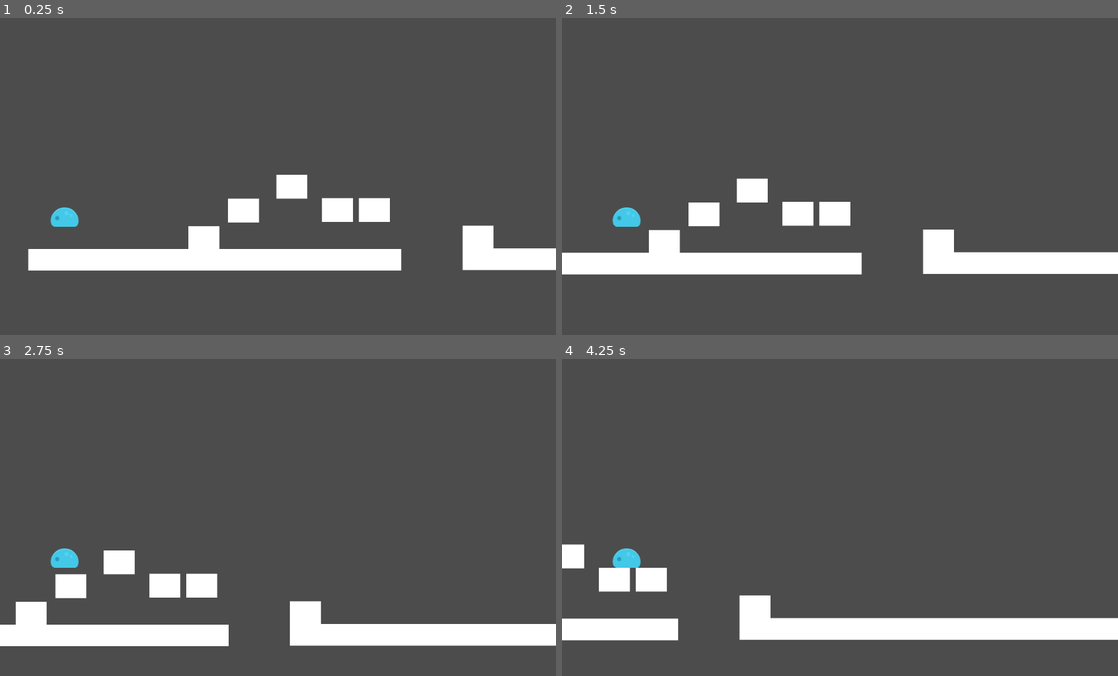
Above: before the commit, frames 1-4 (two rows, left to right).
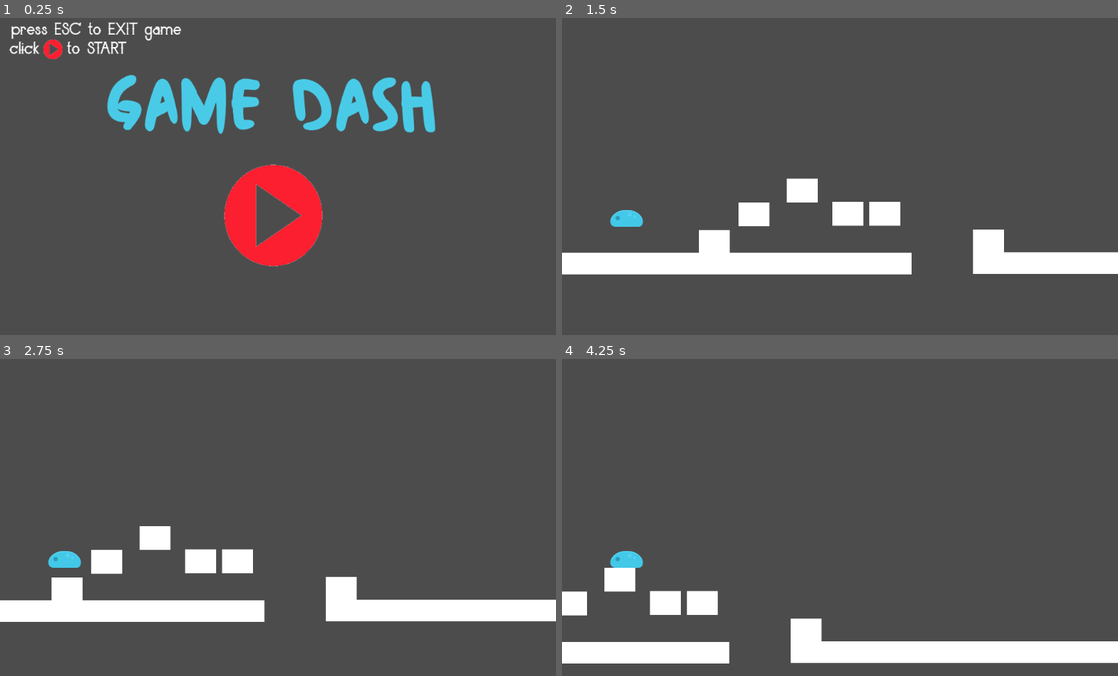
Above: after the commit, the same moments.

Repository: tescudec/prova1
Game: Godot game, scene res://EscenaMenu.tscn
Two runs of this game, one before a commit and one after it. Both use one fixed random seed, a clock stepped at 60 frames per second and the inputs below. Before the commit the project starts from res://Terra.tscn.
Inputs (mouse positions are in pixels of both pictures, inside the frame that each line leads up to):
- Up to frame 1 (0.25 s): no input
- Up to frame 2 (1.5 s): click (840, 173) at 0.52 s; move the mouse to (962, 157) at 1.27 s; hold Up (mou amunt) from 1.28 s (still down)
- Up to frame 3 (2.75 s): move the mouse to (166, 530) at 2.02 s; release Up (mou amunt) at 2.03 s; click (166, 530) at 2.1 s; tap Up (mou amunt) at 2.3 s
- Up to frame 4 (4.25 s): move the mouse to (895, 441) at 2.77 s; hold Right mouse button (disminueix mida) 2.78-3.53 s; tap Up (mou amunt) at 3.05, 3.8 s; move the mouse to (812, 577) at 3.52 s; tap Space (gira) at 3.6 s

The runs differ from the first frame. In frame 1, 17% of the frame differs, in the area x 1-100%, y 1-80%; in frame 2, 5.9%; in frame 3, 16%; in frame 4, 15%.

Commit message:
congrats i f i pantalles (menus)

Diff:
--- a/2a.tscn
+++ b/2a.tscn
@@ -14,7 +14,7 @@
 [node name="Node2D" type="Node2D"]
 
 [node name="KinematicBody2D" parent="." instance=ExtResource( 1 )]
-position = Vector2( 33, 458 )
+position = Vector2( 30, 458 )
 
 [node name="Camera2D" type="Camera2D" parent="KinematicBody2D"]
 position = Vector2( -103, -457 )
@@ -57,7 +57,7 @@
 shape = SubResource( 2 )
 
 [node name="Terra5" type="StaticBody2D" parent="."]
-position = Vector2( -129, 121 )
+position = Vector2( -136, 120 )
 __meta__ = {
 "_edit_group_": true
 }
@@ -171,9 +171,8 @@
 position = Vector2( 2, 59 )
 
 [node name="CollisionShape2D" type="CollisionShape2D" parent="Congrats"]
-position = Vector2( 1022, 181 )
+position = Vector2( 1025, 175 )
 rotation = 1.60994
-scale = Vector2( 1, 1 )
 shape = SubResource( 3 )
 
 [connection signal="body_entered" from="Congrats" to="KinematicBody2D" method="_on_Congrats_body_entered"]
--- /dev/null
+++ b/AnimatedSpritemort.gd
@@ -0,0 +1,16 @@
+extends AnimatedSprite
+
+
+# Declare member variables here. Examples:
+# var a = 2
+# var b = "text"
+
+
+# Called when the node enters the scene tree for the first time.
+func _ready():
+	pass # Replace with function body.
+func _physics_process(delta):
+	if Input.is_action_just_pressed("mou amunt"): #or Input.is_action_just_pressed("click"):
+	   get_tree().change_scene("res://Terra.tscn")
+	if Input.is_action_just_pressed('quit'):
+		get_tree().quit()
--- a/EscenaCongrats.tscn
+++ b/EscenaCongrats.tscn
@@ -1,11 +1,12 @@
-[gd_scene format=2]
+[gd_scene load_steps=3 format=2]
+
+[ext_resource path="res://gamecompleted.png" type="Texture" id=1]
+[ext_resource path="res://Spritecongrats.gd" type="Script" id=2]
 
 [node name="EscenaCongrats" type="Node2D"]
 
-[node name="RichTextLabel" type="RichTextLabel" parent="."]
-margin_left = 35.0
-margin_top = 482.0
-margin_right = 356.0
-margin_bottom = 503.0
-tab_size = 11
-text = "FELICITATS! HAS COMPLETAT EL JOC AMB ÈXIT"
+[node name="Sprite" type="Sprite" parent="."]
+position = Vector2( 512, 299.5 )
+scale = Vector2( 0.8, 0.831944 )
+texture = ExtResource( 1 )
+script = ExtResource( 2 )
--- /dev/null
+++ b/EscenaF.tscn
@@ -0,0 +1,28 @@
+[gd_scene load_steps=6 format=2]
+
+[ext_resource path="res://platformer-pack-redux-360-assets/PNG/Enemies/slimeBlue_dead.png" type="Texture" id=1]
+[ext_resource path="res://platformer-pack-redux-360-assets/PNG/Enemies/slimeBlue.png" type="Texture" id=2]
+[ext_resource path="res://gameover.png" type="Texture" id=3]
+[ext_resource path="res://AnimatedSpritemort.gd" type="Script" id=4]
+
+[sub_resource type="SpriteFrames" id=1]
+animations = [ {
+"frames": [ ExtResource( 2 ), ExtResource( 1 ) ],
+"loop": true,
+"name": "default",
+"speed": 5.0
+} ]
+
+[node name="Node2D" type="Node2D"]
+
+[node name="Sprite" type="Sprite" parent="."]
+position = Vector2( 512.5, 301 )
+scale = Vector2( 0.799219, 0.830556 )
+texture = ExtResource( 3 )
+
+[node name="AnimatedSpritemort" type="AnimatedSprite" parent="."]
+position = Vector2( 507, 336 )
+scale = Vector2( 1.68555, 1.68555 )
+frames = SubResource( 1 )
+playing = true
+script = ExtResource( 4 )
--- /dev/null
+++ b/EscenaMenu.gd
@@ -0,0 +1,18 @@
+extends TextureButton
+
+
+# Declare member variables here. Examples:
+# var a = 2
+# var b = "text"
+
+
+# Called when the node enters the scene tree for the first time.
+func _physics_process(delta):
+	if Input.is_action_just_pressed("mou amunt"): #or Input.is_action_just_pressed("click"):
+	   get_tree().change_scene("res://Terra.tscn")
+	if Input.is_action_just_pressed('quit'):
+		get_tree().quit()
+
+
+func _on_TextureButton_pressed():
+	get_tree().change_scene("res://Terra.tscn")
--- /dev/null
+++ b/EscenaMenu.tscn
@@ -0,0 +1,23 @@
+[gd_scene load_steps=4 format=2]
+
+[ext_resource path="res://intronobutton.png" type="Texture" id=1]
+[ext_resource path="res://EscenaMenu.gd" type="Script" id=2]
+[ext_resource path="res://introbutton.png" type="Texture" id=3]
+
+[node name="Control" type="Control"]
+margin_right = 40.0
+margin_bottom = 40.0
+
+[node name="Sprite" type="Sprite" parent="."]
+position = Vector2( 511.5, 303.5 )
+scale = Vector2( 0.800781, 0.823611 )
+texture = ExtResource( 1 )
+
+[node name="TextureButton" type="TextureButton" parent="."]
+margin_right = 1031.0
+margin_bottom = 601.0
+texture_normal = ExtResource( 3 )
+expand = true
+script = ExtResource( 2 )
+
+[connection signal="pressed" from="TextureButton" to="TextureButton" method="_on_TextureButton_pressed"]
--- a/KineBody.gd
+++ b/KineBody.gd
@@ -22,7 +22,10 @@
 		velocitat += salt
 	velocitat += gravetat * delta
 	velocitat = move_and_slide(velocitat, Vector2.UP)
-
+	if position.y > 620:
+		get_tree().change_scene("res://EscenaF.tscn")
+	if Input.is_action_just_pressed('quit'):
+		get_tree().quit()
 func anima(velocitat: Vector2):
 	var animacio = $AnimatedSprite
 	animacio.flip_h = true
@@ -30,3 +33,5 @@
 
 func _on_Portal_body_entered(body):
 	get_tree().change_scene("res://2a.tscn")
+func _on_Congrats_body_entered(body):
+	get_tree().change_scene("res://EscenaCongrats.tscn")
--- /dev/null
+++ b/Spritecongrats.gd
@@ -0,0 +1,16 @@
+extends Sprite
+
+
+# Declare member variables here. Examples:
+# var a = 2
+# var b = "text"
+
+
+# Called when the node enters the scene tree for the first time.
+func _ready():
+	pass # Replace with function body.
+func _physics_process(delta):
+	if Input.is_action_just_pressed("mou amunt"): #or Input.is_action_just_pressed("click"):
+	   get_tree().change_scene("res://Terra.tscn")
+	if Input.is_action_just_pressed('quit'):
+		get_tree().quit()
--- a/project.godot
+++ b/project.godot
@@ -11,7 +11,7 @@
 [application]
 
 config/name="1r JOC"
-run/main_scene="res://Terra.tscn"
+run/main_scene="res://EscenaMenu.tscn"
 config/icon="res://Imatges/icon.png"
 
 [input]
@@ -68,6 +68,16 @@
 , Object(InputEventMouseButton,"resource_local_to_scene":false,"resource_name":"","device":0,"alt":false,"shift":false, …(202 unchanged characters)…
  ]
 }
+click={
+"deadzone": 0.5,
+"events": [ Object(InputEventMouseButton,"resource_local_to_scene":false,"resource_name":"","device":0,"alt":false,"shift":false,"control":false,"meta":false,"command":false,"button_mask":0,"position":Vector2( 0, 0 ),"global_position":Vector2( 0, 0 ),"factor":1.0,"button_index":1,"pressed":false,"doubleclick":false,"script":null)
+ ]
+}
+quit={
+"deadzone": 0.5,
+"events": [ Object(InputEventKey,"resource_local_to_scene":false,"resource_name":"","device":0,"alt":false,"shift":false,"control":false,"meta":false,"command":false,"pressed":false,"scancode":0,"physical_scancode":16777217,"unicode":0,"echo":false,"script":null)
+ ]
+}
 
 [physics]
 
Binary file added: gamecompleted.png
Not shown, added: gamecompleted.png.import
Binary file added: gameover.png
Binary file added: intro.png
Not shown, added: intro.png.import
Binary file added: introbutton.png
Not shown, added: introbutton.png.import
Binary file added: intronobutton.png
Not shown, added: intronobutton.png.import
